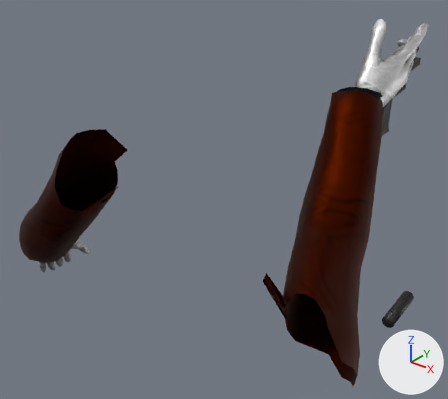
An edit to the Blender file pistol.blend, drawn before and after from the same camera.
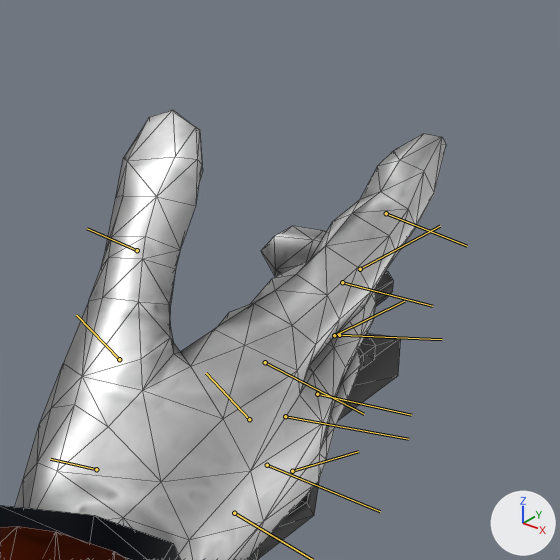
Each version is shown whole from a 50 mm camera at (0.776, -0.945, 0.262) aimed at (-0.245, 0.331, -0.529), then close up on the part from 78% to 100% of the width and 0% to 24% of the height. Lighting does not change. The marker at lower right points along +X, +Y and +Z. Both versions are drawn at frame 2 of the action 'rootAction'; the numbers are the values there. The bones that bend it are drawn over the model as lines in the close-ups. The close-ups show mesh edges as thin lines.

In view in the first close-up: 'PlayerModelMerged.001', 'glock_reference.001'.
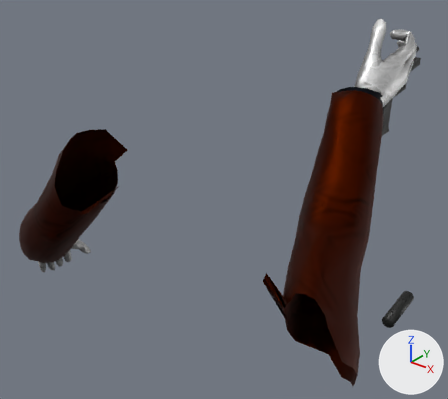
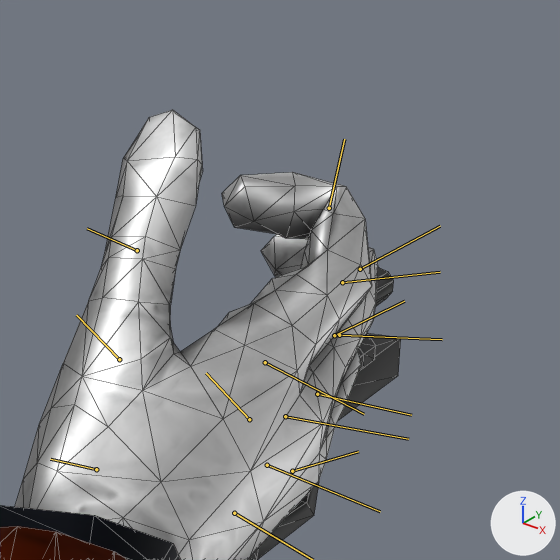
Changed parts and their boxes [x1, y1, x2, y2] in the close-ups (560 x 560 px):
'PlayerModelMerged.001', posed: before [0, 110, 446, 560]; after [0, 110, 378, 560]
bone 'index_02_r', root to tip: before (342, 282) to (432, 306); after (342, 282) to (440, 272)
bone 'index_03_r', root to tip: before (386, 213) to (467, 246); after (329, 208) to (344, 139)

The edits, one by one:
Bone 'index_02_r' (bone_index_02_r) turns from (0, 0, 0) to (-9, 5, 34) degrees about its own x, y and z.
Bone 'index_03_r' (bone_index_03_r) turns from (0, 0, 0) to (-5, 9, 81) degrees about its own x, y and z.
